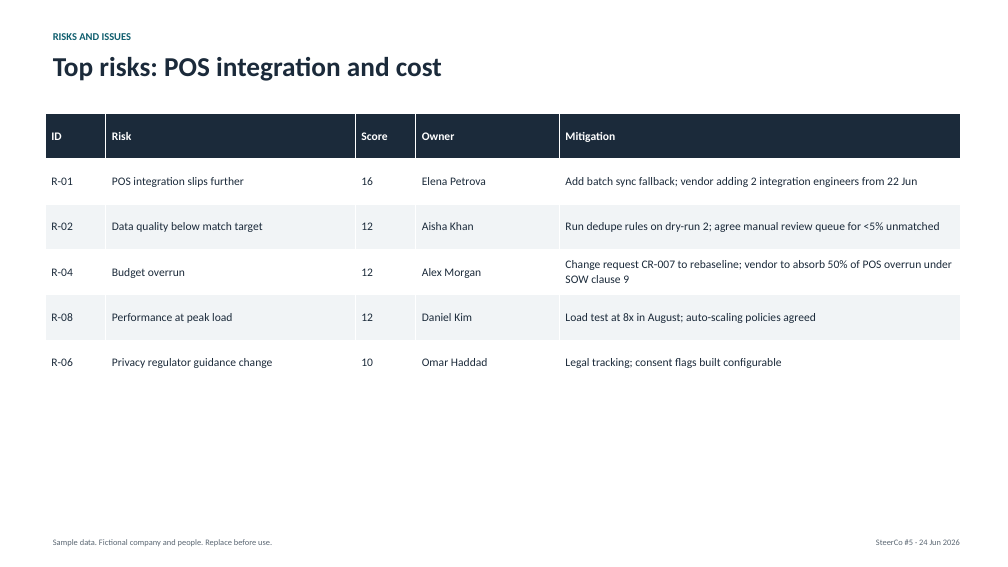
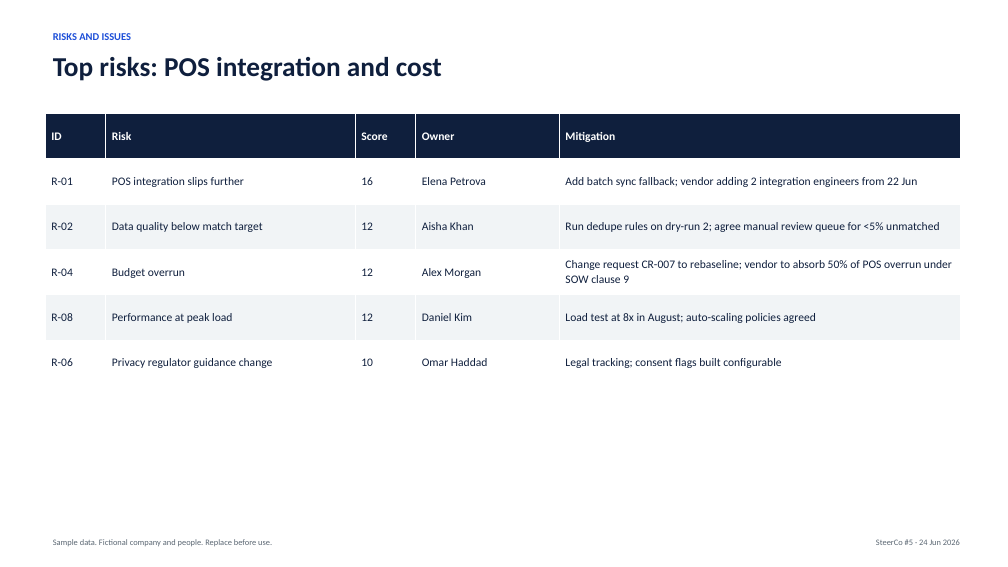
Before and after one commit to sarathms-619/ms-pmtoolkit, a slide deck: slide 5 of frontend/files/steering-committee-deck.pptx. Drawn at 1008x567 pixels with LibreOffice and Linux fonts; fonts in the diff are those of the drawing. Boxes give left, top, right and bottom in pixels: in the first picture for what was removed or moved away, otherwise in the second. Text is boxed around its words. In the diff, an @@ line names an element or a change of style, - is before the commit and + after.

```diff
--- a/frontend/files/steering-committee-deck.pptx
+++ b/frontend/files/steering-committee-deck.pptx
@@ text "RISKS AND ISSUES" at [53,33,132,40]: text colour #0F5E6E to #1C4ED8 @@
```
Also in this commit, not shown: 6 other slides changed, 34 other files.
